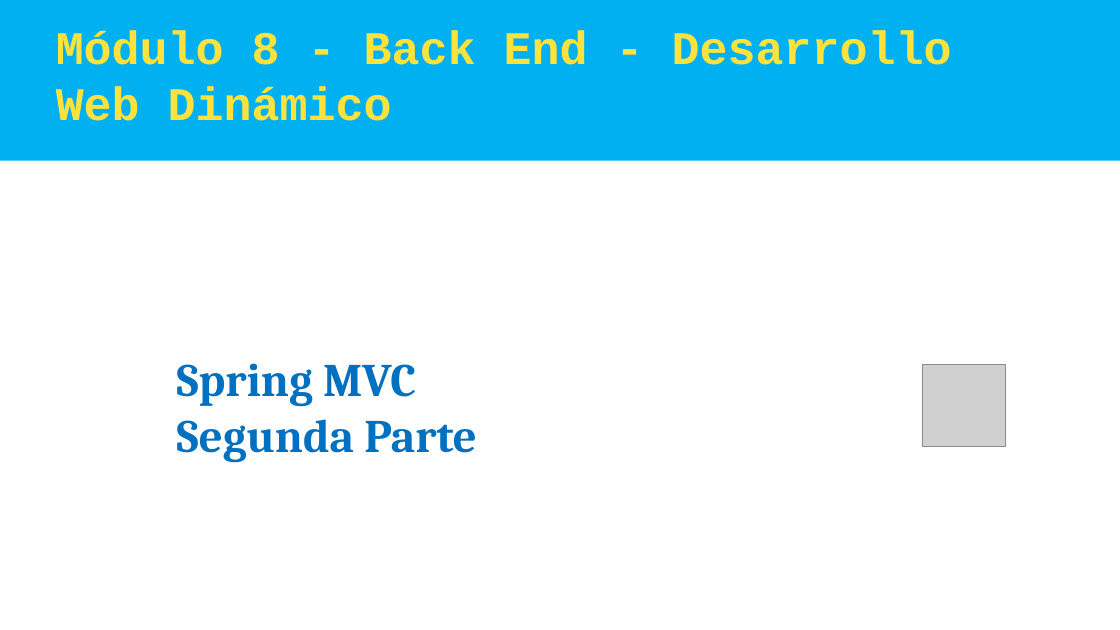
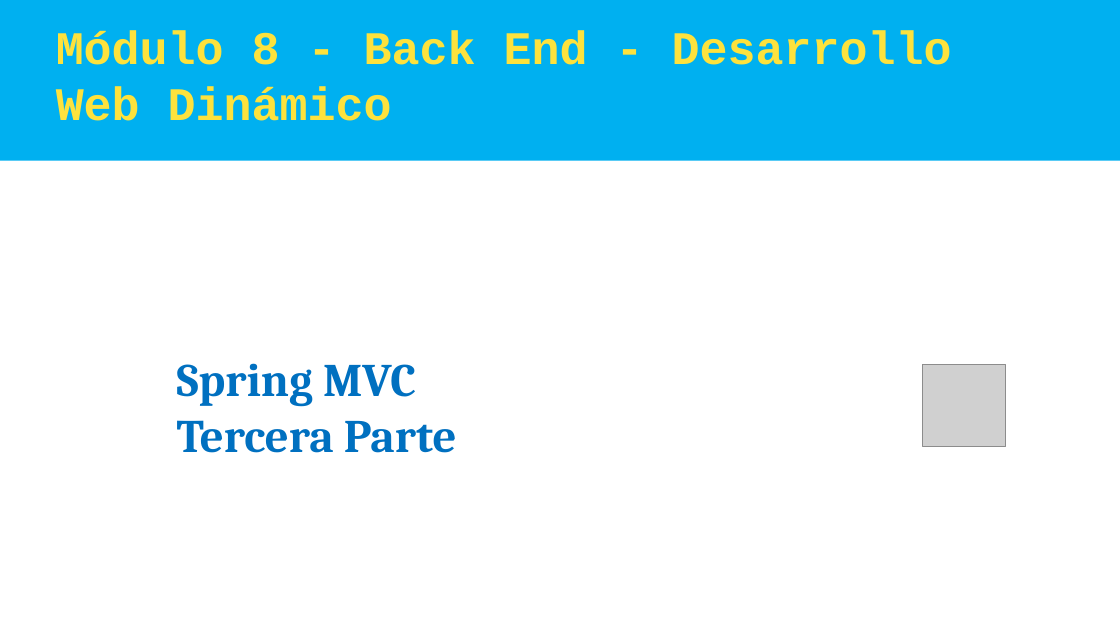
Before and after one commit to cesarprogramador/Angular, a slide deck: slide 21 of Argentina Programa - SpringBoot MVC.pptx (slide 17 before the commit). Drawn at 1120x630 pixels with LibreOffice and Linux fonts; fonts in the diff are those of the drawing; grey boxes stand for pictures. Boxes give left, top, right and bottom in pixels: in the first picture for what was removed or moved away, otherwise in the second. Text is boxed around its words. In the diff, an @@ line names an element or a change of style, - is before the commit and + after.

```diff
--- a/Argentina Programa - SpringBoot MVC.pptx
+++ b/Argentina Programa - SpringBoot MVC.pptx
@@ text at (177,420,456,453): text changed @@
-Segunda Parte
+Tercera Parte
```
Also in this commit, not shown: 18 other slides changed, 31 slides added, 1 slide removed.
